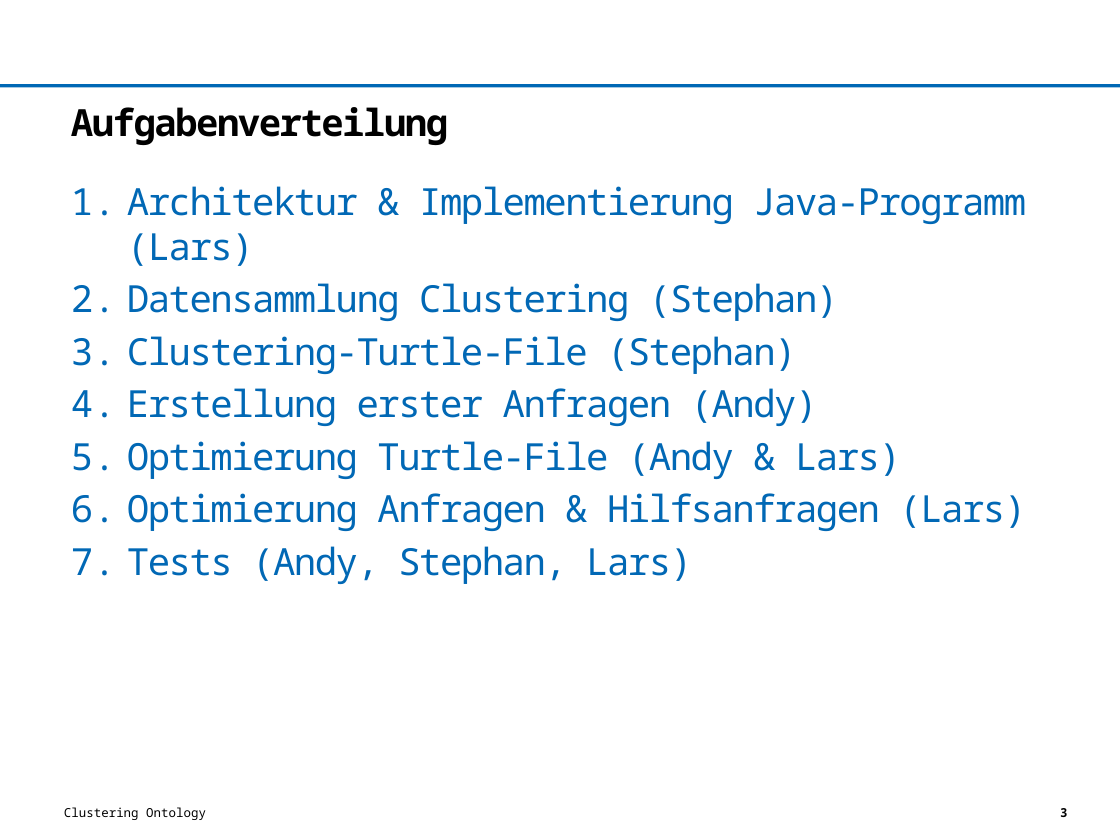
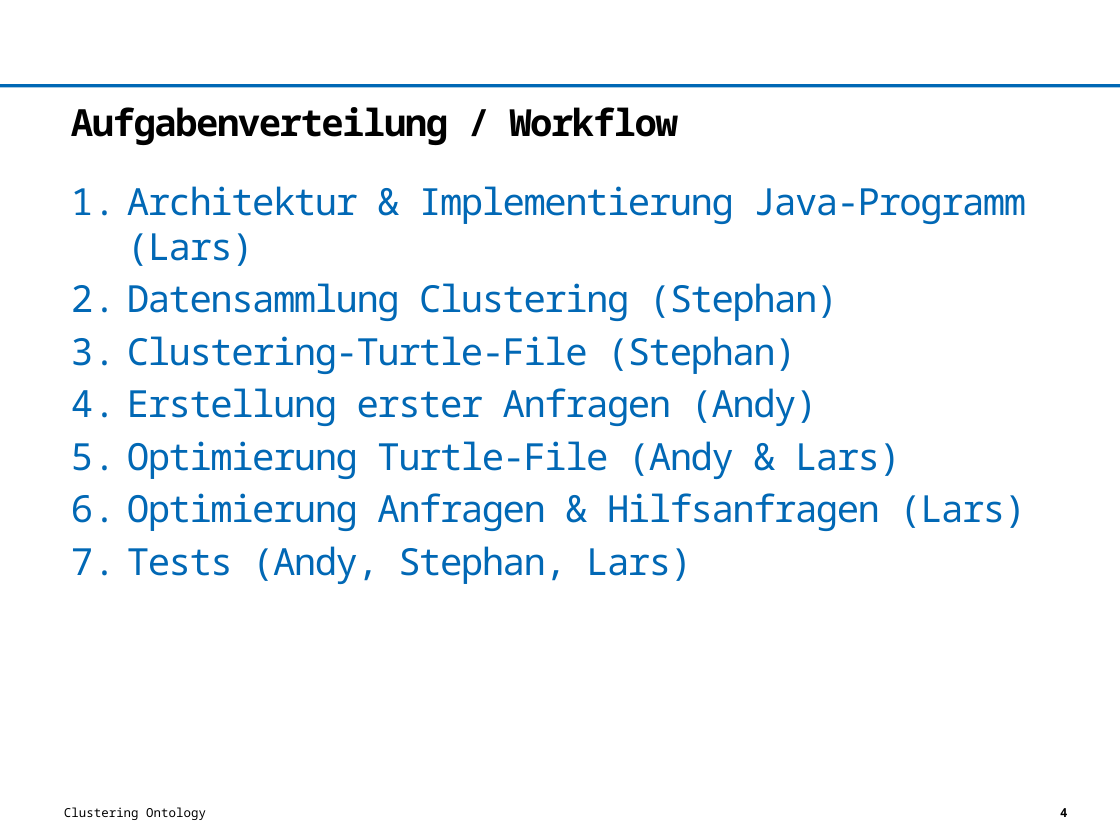
Before and after one commit to LarsGrotehenne/ontology, a slide deck: slide 4 of projektinformationen/Abschlusspräsentation/Abschlusspräsentation.pptx (slide 3 before the commit). Drawn at 1120x840 pixels with LibreOffice and Linux fonts; fonts in the diff are those of the drawing; background and template pictures are left out. Boxes give left, top, right and bottom in pixels: in the first picture for what was removed or moved away, otherwise in the second. Text is boxed around its words. In the diff, an @@ line names an element or a change of style, - is before the commit and + after.

```diff
--- a/projektinformationen/Abschlusspräsentation/Abschlusspräsentation.pptx
+++ b/projektinformationen/Abschlusspräsentation/Abschlusspräsentation.pptx
@@ title at box(71, 107, 678, 145): text changed @@
-Aufgabenverteilung
+Aufgabenverteilung / Workflow
@@ page number at box(1060, 808, 1067, 817): text changed @@
-3
+4
```
Also in this commit, not shown: 1 other slide changed, 1 slide added, 1 other file.
